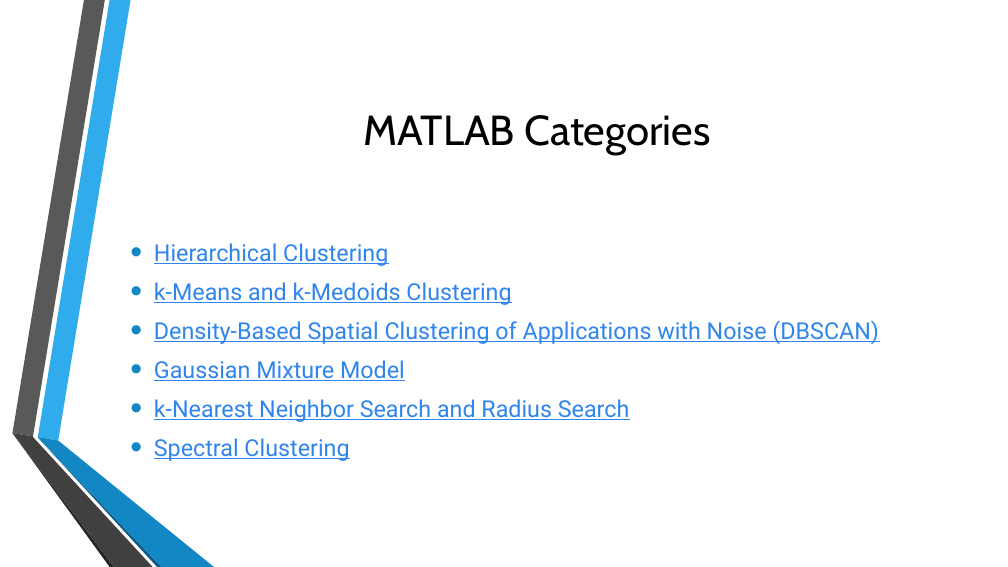
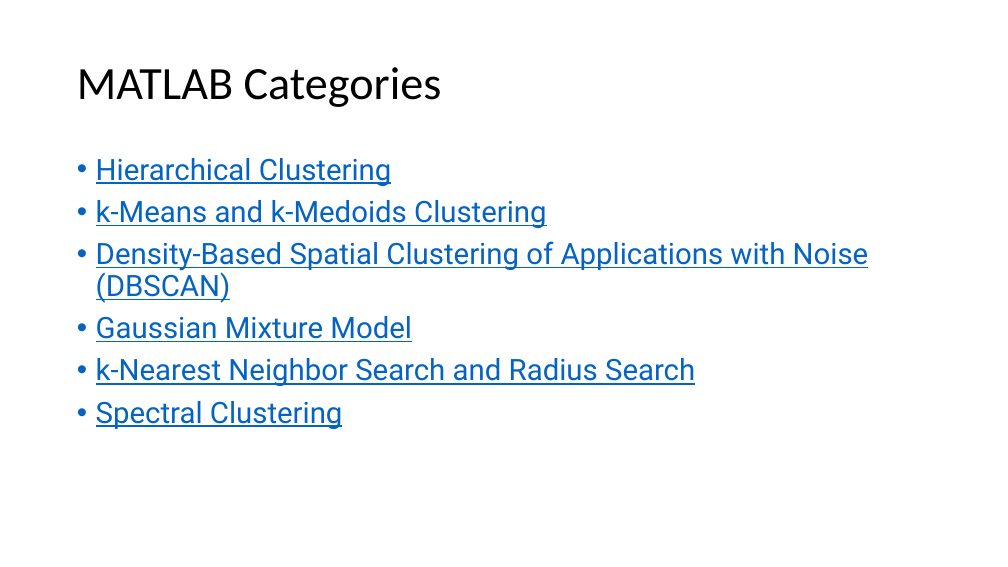
Before and after one commit to SC-One/ClusteringDataStream, a slide deck: slide 8 of Presentation/Data Mining in clustering.pptx (slide 15 before the commit). Drawn at 1008x567 pixels with LibreOffice and Linux fonts; fonts in the diff are those of the drawing; background and template pictures are left out. Boxes give left, top, right and bottom in pixels: in the first picture for what was removed or moved away, otherwise in the second. Text is boxed around its words. In the diff, an @@ line names an element or a change of style, - is before the commit and + after.

```diff
--- a/Presentation/Data Mining in clustering.pptx
+++ b/Presentation/Data Mining in clustering.pptx
@@ title "MATLAB Categories": place and size @@
-title "MATLAB Categories" at [363, 115, 710, 155]
+title "MATLAB Categories" at [77, 67, 442, 107]
@@ title "MATLAB Categories" at [77, 67, 442, 107]: size 40 to 44 pt, font Cabin to Calibri; alignment centre to left; line spacing 1 to 0.9 @@
@@ text "Hierarchical Clustering": place and size @@
-text "Hierarchical Clustering" at [154, 243, 879, 461]
+text "Hierarchical Clustering" at [96, 158, 869, 429]
@@ text "Hierarchical Clustering" at [96, 158, 869, 429]: size 22.2 to 28 pt, text colour #3085ED to #0563C1; indent changed; line spacing 1 to 0.9; vertical alignment middle to top @@
@@ group removed at [12, 0, 214, 567]: 6 freeform shapes @@
```
Also in this commit, not shown: 13 other slides changed, 5 slides added, 11 slides removed.
